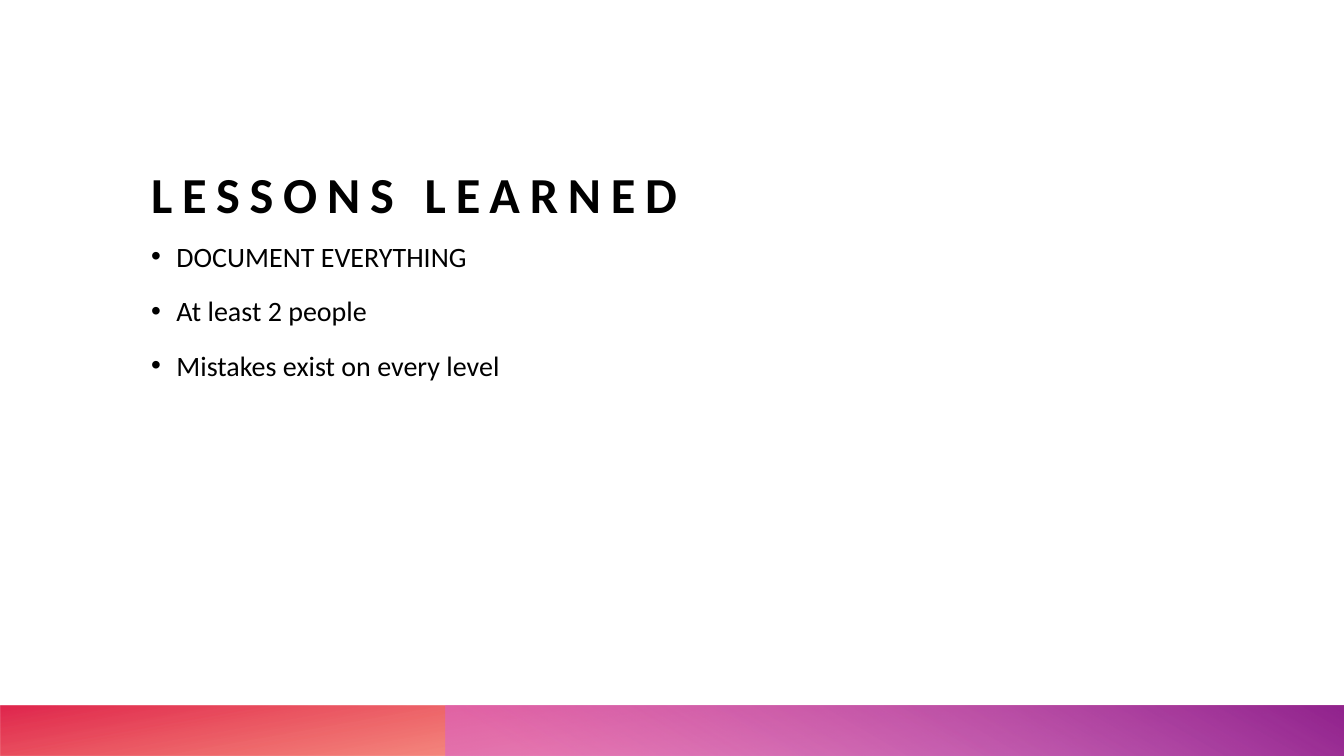
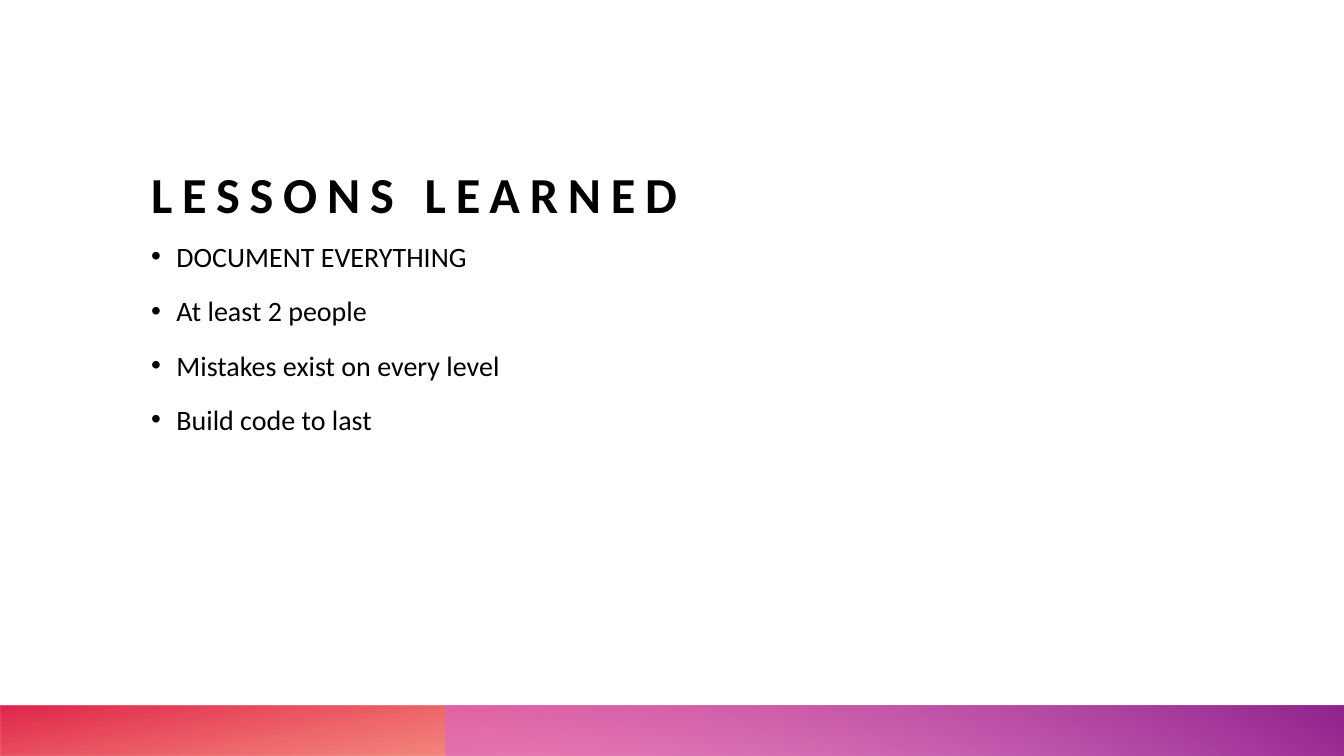
Before and after one commit to UTHealthCHCD-TACC/uthealth-dw, a slide deck: slide 10 of greenplum/datawarehouse/documentation/data-warehouse-QA-summary.pptx (slide 7 before the commit). Drawn at 1344x756 pixels with LibreOffice and Linux fonts; fonts in the diff are those of the drawing. Boxes give left, top, right and bottom in pixels: in the first picture for what was removed or moved away, otherwise in the second. Text is boxed around its words. In the diff, an @@ line names an element or a change of style, - is before the commit and + after.

```diff
--- a/greenplum/datawarehouse/documentation/data-warehouse-QA-summary.pptx
+++ b/greenplum/datawarehouse/documentation/data-warehouse-QA-summary.pptx
@@ text at bbox=[176, 410, 372, 431]: paragraph added @@
+• Build code to last
```
Also in this commit, not shown: 5 other slides changed, 8 slides added, 3 slides removed, 6 other files.
